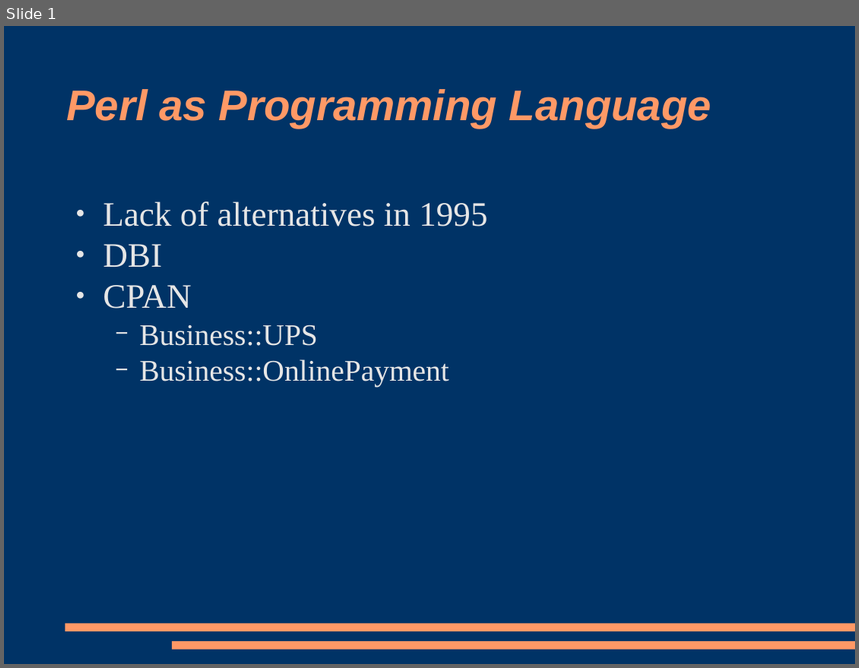
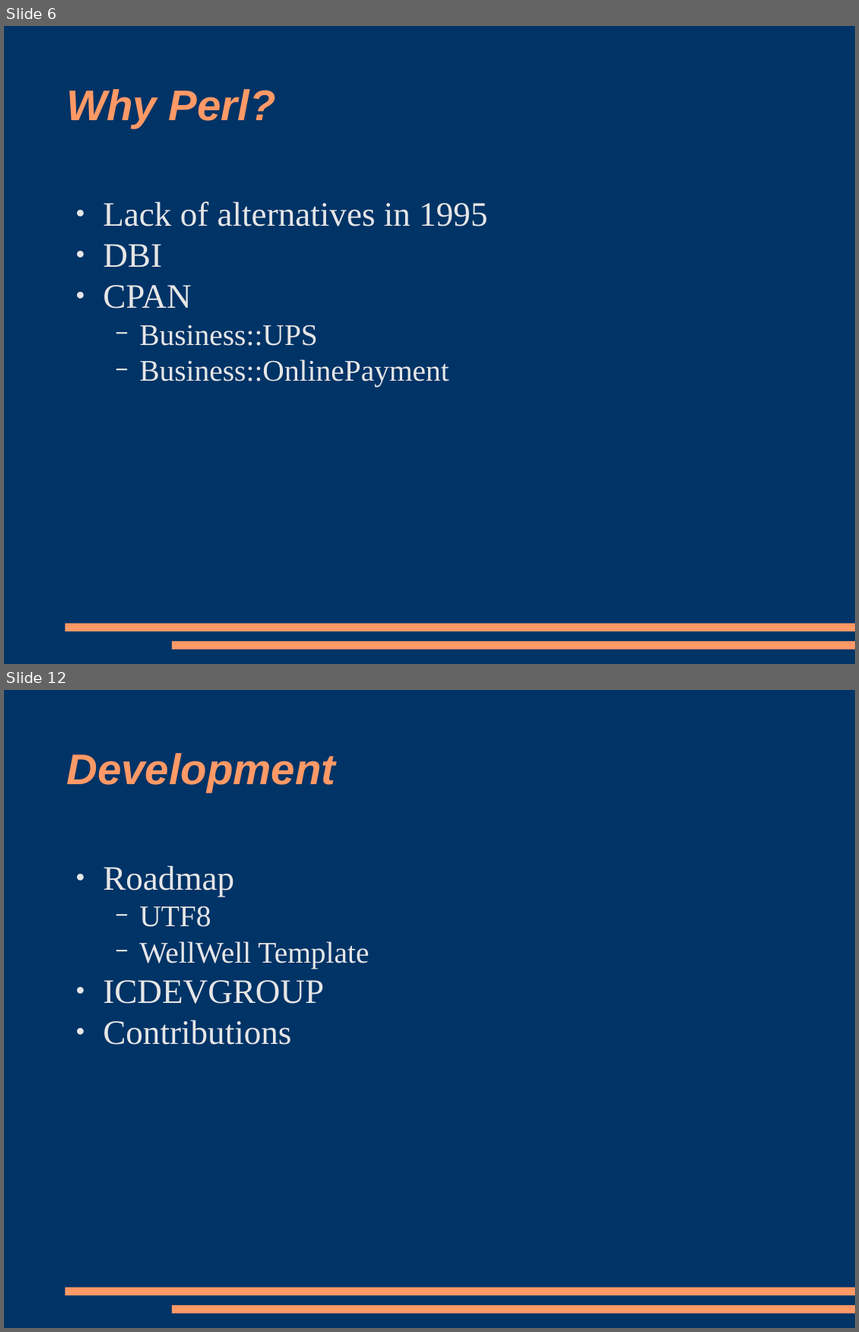
Before and after one commit to racke/Presentations, a slide deck: yapc2008/interchange.odp. Shown one above the other, each under a label of ours: slide 1 before the commit, slides 6 and 12 after it; the slides between them are not shown. The pictures are 859x668 and 859x1332 pixels, drawn with LibreOffice and Linux fonts; fonts in the diff are those of the drawing. Boxes give left, top, right and bottom in pixels: in the first picture for what was removed or moved away, otherwise in the second. Text is boxed around its words. In the diff, an @@ line names an element or a change of style, - is before the commit and + after.

```diff
--- a/yapc2008/interchange.odp
+++ b/yapc2008/interchange.odp
@@ slide 12 added at bbox=[4, 690, 855, 1328], background #003366; not listed: 2 template elements that a slide beside it also shows @@
@@ title added at bbox=[66, 753, 335, 792], 40 pt, text #FF9966, bold, italic @@
+Development
@@ text added at bbox=[103, 866, 369, 1045], 32 pt, text #E6E6E6 @@
+● Roadmap
+  − UTF8
+  − WellWell Template
+● ICDEVGROUP
+● Contributions
@@ what was slide 1 is now slide 6 @@
@@ slide 6 changed as well @@
@@ title at bbox=[66, 89, 276, 128]: text changed @@
-Perl as Programming Language
+Why Perl?
```
Also in this commit, not shown: 12 other slides added, 1 slide removed, 1 other file.
